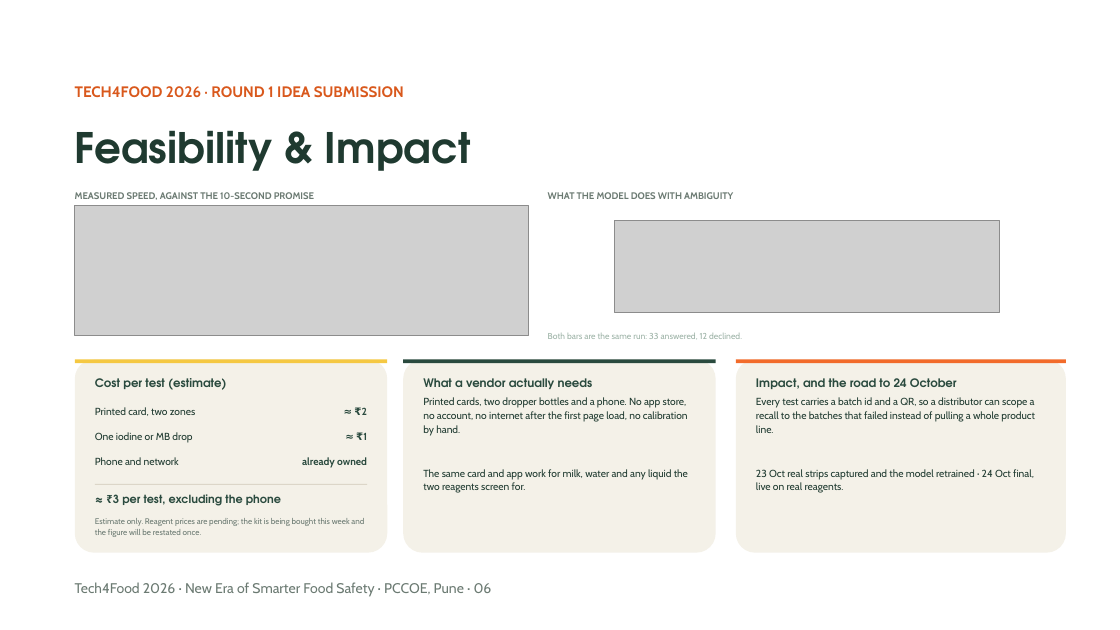
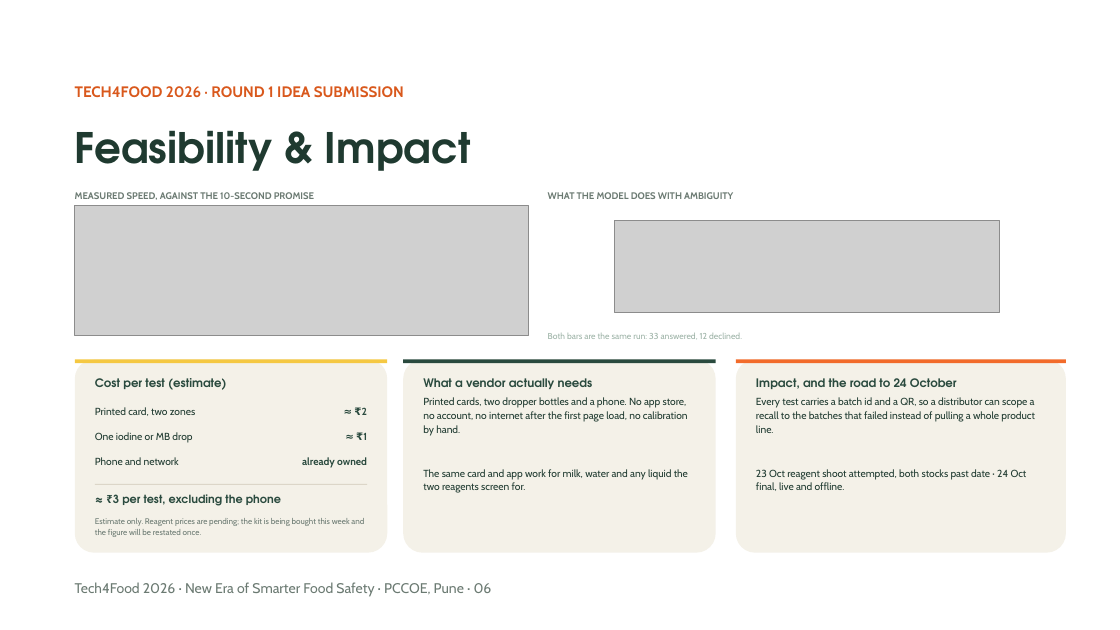
Before and after one commit to Siddhesh-ai-del/saafscan, a slide deck: slide 6 of deck/Tech4Food_Final_SaafScan.pptx. Drawn at 1120x630 pixels with LibreOffice and Linux fonts; fonts in the diff are those of the drawing; grey boxes stand for pictures. Boxes give left, top, right and bottom in pixels: in the first picture for what was removed or moved away, otherwise in the second. Text is boxed around its words. In the diff, an @@ line names an element or a change of style, - is before the commit and + after.

```diff
--- a/deck/Tech4Food_Final_SaafScan.pptx
+++ b/deck/Tech4Food_Final_SaafScan.pptx
@@ text at [756, 469, 1027, 491]: text changed @@
-23 Oct real strips captured and the model retrained · 24 Oct final, live on real reagents.
+23 Oct reagent shoot attempted, both stocks past date · 24 Oct final, live and offline.
```
Also in this commit, not shown: 2 other slides changed, 4 other files.
